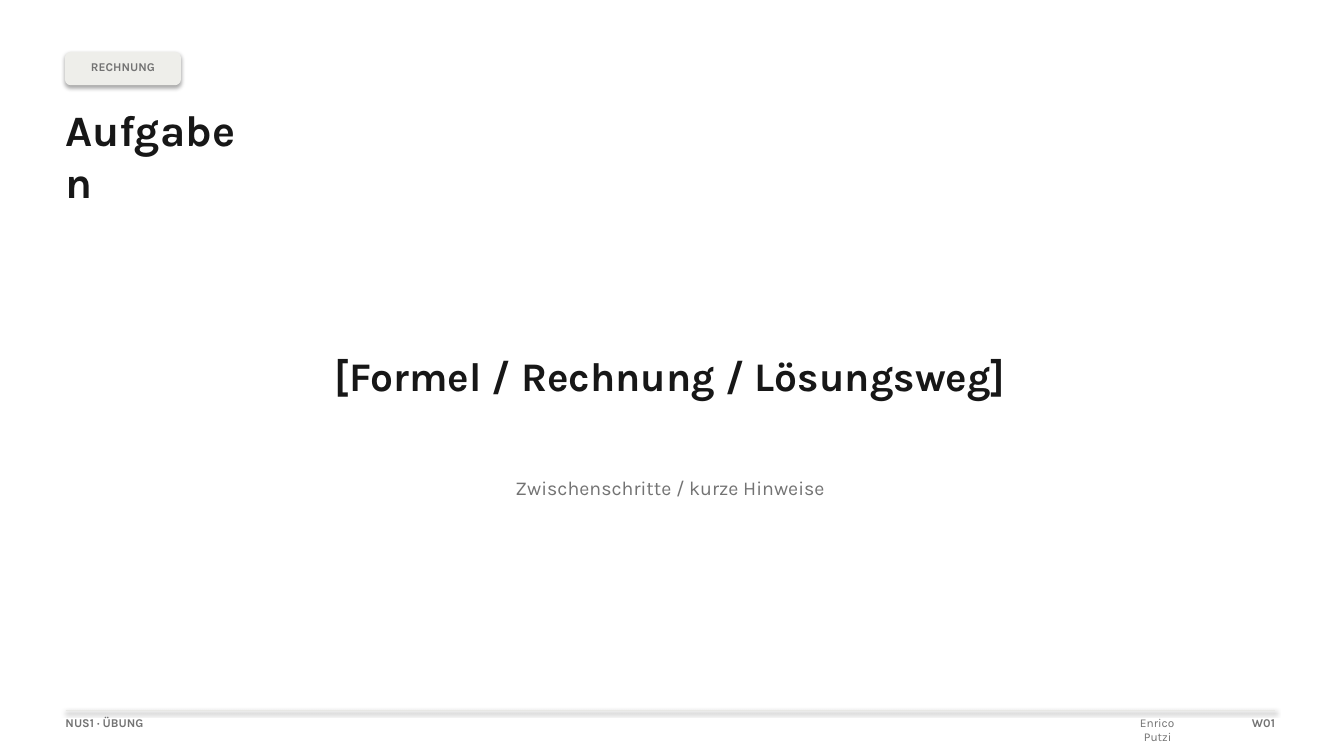
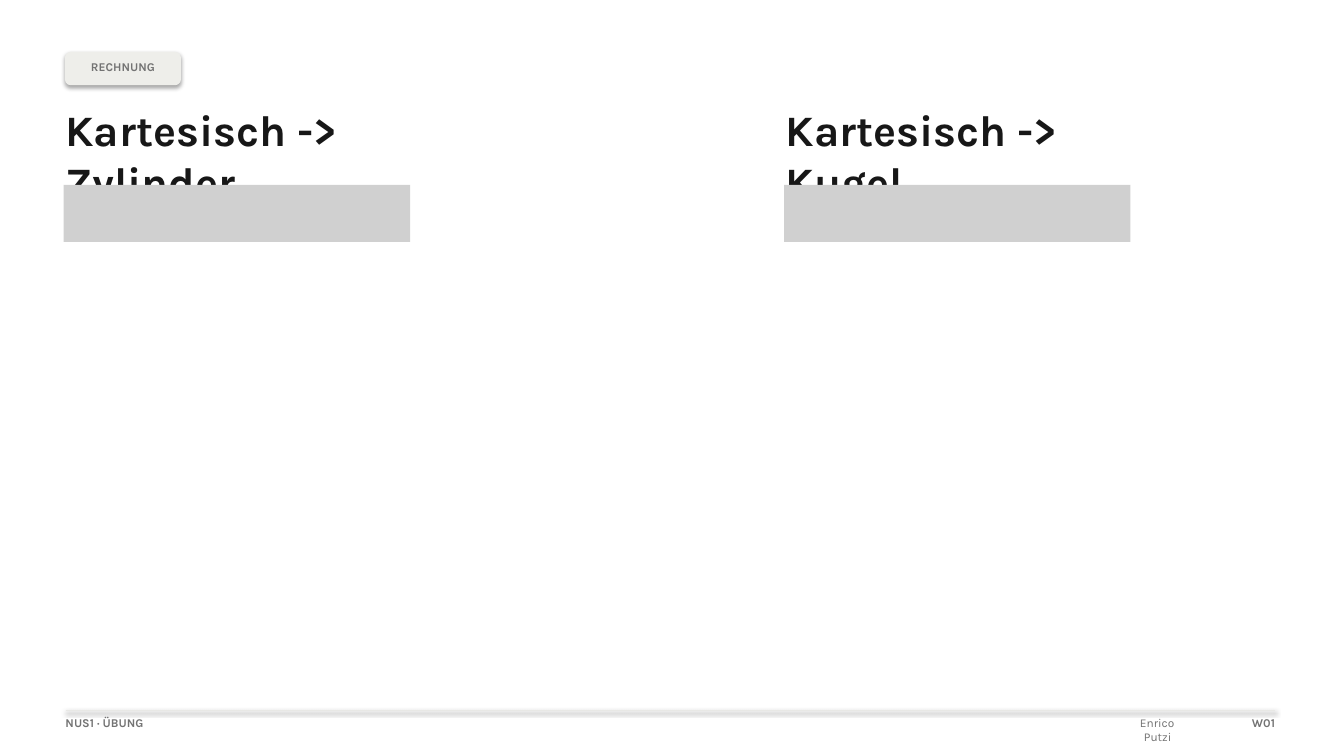
Before and after one commit to eputzi/eputzi.github.io, a slide deck: slide 5 of courses/nus1/files/slides/W01.pptx. Drawn at 1344x756 pixels with LibreOffice and Linux fonts; fonts in the diff are those of the drawing; grey boxes stand for pictures. Boxes give left, top, right and bottom in pixels: in the first picture for what was removed or moved away, otherwise in the second. Text is boxed around its words. In the diff, an @@ line names an element or a change of style, - is before the commit and + after.

```diff
--- a/courses/nus1/files/slides/W01.pptx
+++ b/courses/nus1/files/slides/W01.pptx
@@ text at <box>65,115,286,185</box>: text changed @@
-Aufgaben
+Kartesisch -> Zylinder
@@ text added at <box>786,115,1007,185</box>, 31 pt, text #171717, bold @@
+Kartesisch -> Kugel
@@ picture added at <box>64,185,410,241</box> @@
@@ picture added at <box>784,185,1131,241</box> @@
@@ text removed at <box>335,359,1005,402</box> @@
-[Formel / Rechnung / Lösungsweg]
@@ text removed at <box>515,481,824,495</box> @@
-Zwischenschritte / kurze Hinweise
```
Also in this commit, not shown: 7 other slides changed, 5 other files.
